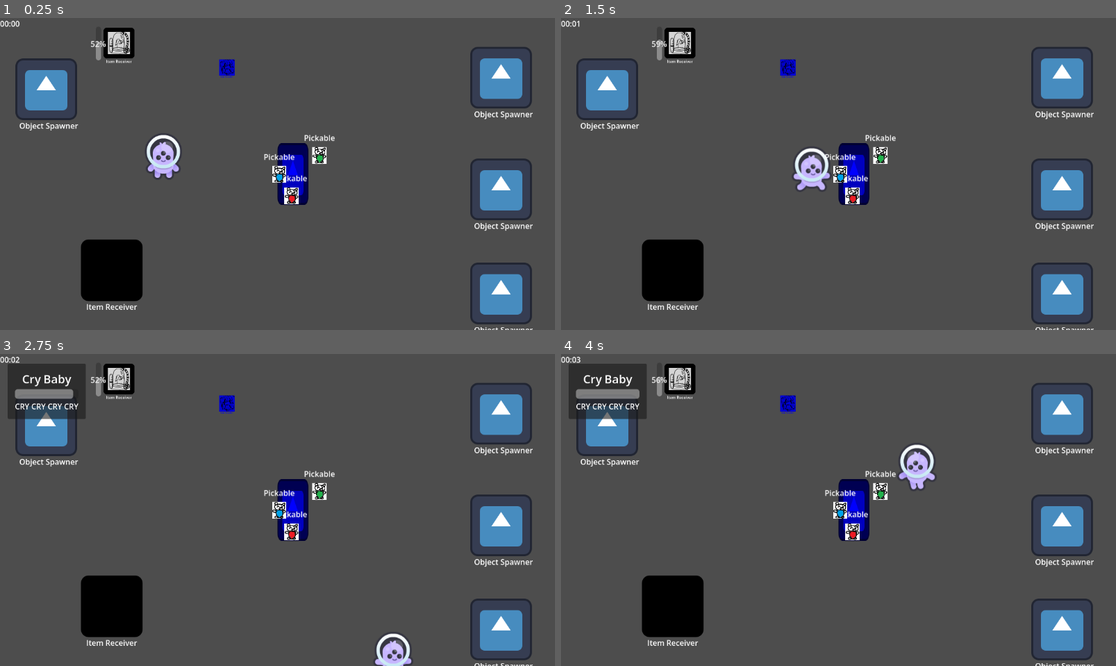
Above: before the commit, frames 1-4 (two rows, left to right).
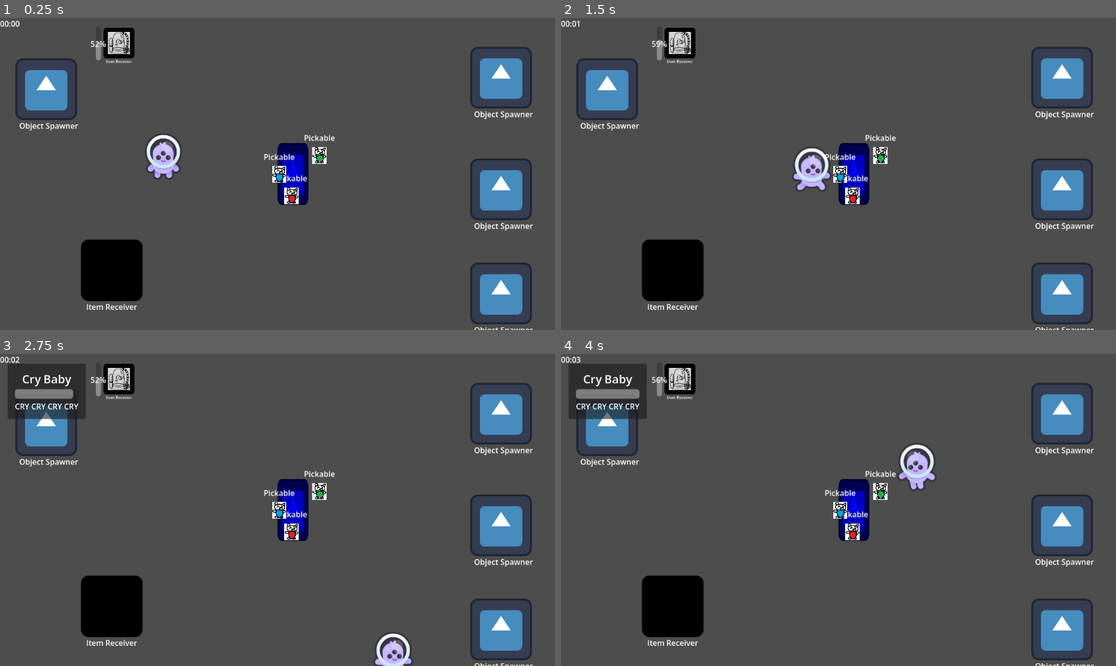
Above: after the commit, the same moments.

Repository: CamaraoLendario/Chaotic-Plants
Game: Godot game, scene res://main_world.tscn
The game is run twice, just before and just after one commit, with the same random seed, the same clock (stepped at 60 frames per second) and the same inputs. The engine's default icon, where the game draws it, is replaced by a stand-in: a white triangle on a blue panel in a dark square.
Inputs (mouse positions are in pixels of both pictures, inside the frame that each line leads up to):
- Up to frame 1 (0.25 s): no input
- Up to frame 2 (1.5 s): move the mouse to (960, 158) at 0.52 s; hold D (Right) 0.53-1.28 s; tap F (Drop) at 0.6 s; tap E (Interact) at 0.8, 1.35 s; move the mouse to (727, 189) at 1.27 s; hold S (Down) from 1.28 s (still down)
- Up to frame 3 (2.75 s): tap F (Drop) at 1.55, 2.1 s; move the mouse to (333, 441) at 2.02 s; release S (Down) at 2.03 s; hold D (Right) from 2.03 s (still down); tap E (Interact) at 2.3 s
- Up to frame 4 (4 s): move the mouse to (810, 572) at 2.77 s; release D (Right) at 2.78 s; hold W (Up) 2.78-3.53 s; tap E (Interact) at 2.85, 3.8 s; tap F (Drop) at 3.05 s; move the mouse to (1005, 556) at 3.52 s; hold A (Left) from 3.53 s (still down); click (1005, 556) at 3.6 s

The runs differ from the first frame. In frame 1, 0.2% of the frame differs, in the area x 39-43%, y 13-20%; in frame 2, 0.2%; in frame 3, 0.2%; in frame 4, 0.2%.

Commit message:
Fixed object_receiver

Diff:
--- a/Plants/object_receiver.gd
+++ b/Plants/object_receiver.gd
@@ -4,23 +4,18 @@
 signal picked_up_object(obj: Pickable)
 signal dropped_object(obj: Pickable)
 
-@export var interactReceiver: InteractReceiver
-@export var objectHolder: ObjectHolder
-@export var filters: Array[InteractFilter]:
-	get():
-		return interactReceiver.filters
-	set(value):
-		interactReceiver.filters = value
+@export var picker: Picker
+@export var filters: Array[InteractFilter]
 
 func _ready() -> void:
-	interactReceiver.interactableInRange.connect(_on_interactable_in_range)
-	objectHolder.picked_up_object.connect(_on_picked_up_object)
-	objectHolder.dropped_object.connect(_on_dropped_object)
+	picker.filters = filters #bad code design, should work
+	picker.picked_up_pickable.connect(_on_picked_up_object)
+	picker.dropped_pickable.connect(_on_dropped_object)
 
-func _on_interactable_in_range(interactable: Interactable):
-#	if interactable is Pickable:
-#		interactable.interact(interactReceiver)
-	pass
+func _process(delta: float) -> void:
+	#TODO: costly but it should work
+	try_to_pick_up()
+
 
 func _on_picked_up_object(obj: Pickable):
 	picked_up_object.emit(obj)
@@ -28,6 +23,18 @@
 func _on_dropped_object(obj: Pickable):
 	dropped_object.emit(obj)
 
+func try_to_pick_up():
+	if picker.has_target():
+		picker.pick_up_pickable()
+
+func drop() -> Pickable:
+	return picker.drop_pickable()
+
+func drop_and_free() -> Pickable:
+	return picker.drop_and_free()
+
 func get_held_object():
-	if (!objectHolder.objectHoldPoint.get_child_count() > 0): return null
-	return objectHolder.objectHoldPoint.get_child(0)
+	if picker.is_holding():
+		return picker.curPickingTarget
+	else:
+		return null
--- a/Plants/plant_item_receiver.tscn
+++ b/Plants/plant_item_receiver.tscn
@@ -5,19 +5,19 @@
 [ext_resource type="Script" uid="uid://b7af4a7l84e3p" path="res://Plants/object_receiver.gd" id="2_u1vm2"]
 [ext_resource type="Texture2D" uid="uid://chnu528uov0n" path="res://icon.svg" id="3_u1vm2"]
 [ext_resource type="Script" uid="uid://cvc5atuup46p2" path="res://interact/interactable.gd" id="5_2gh58"]
+[ext_resource type="Script" uid="uid://w85o2n1ed2rq" path="res://interact/picker.gd" id="6_vaqse"]
 
 [sub_resource type="RectangleShape2D" id="RectangleShape2D_eqv4n"]
 size = Vector2(128, 128)
 
-[node name="PlantItemReceiver" type="Node2D" unique_id=1216653505 node_paths=PackedStringArray("interactReceiver", "objectHolder")]
+[node name="PlantItemReceiver" type="Node2D" unique_id=1216653505 node_paths=PackedStringArray("picker")]
 script = ExtResource("2_u1vm2")
-interactReceiver = NodePath("InteractReceiver")
-objectHolder = NodePath("ObjectHolder")
+picker = NodePath("Picker")
 
 [node name="InteractReceiver" type="Area2D" parent="." unique_id=415589104 node_paths=PackedStringArray("objectHolder")]
 collision_mask = 5
 script = ExtResource("2_eqv4n")
-objectHolder = NodePath("../ObjectHolder")
+objectHolder = NodePath("../Picker/ObjectHolder")
 metadata/_custom_type_script = "uid://b3owvnlpfrkpo"
 
 [node name="CollisionShape2D" type="CollisionShape2D" parent="InteractReceiver" unique_id=1706021188]
@@ -34,16 +34,28 @@
 offset_bottom = 87.0
 text = "Item Receiver"
 
-[node name="ObjectHolder" type="Node2D" parent="." unique_id=1250314402 node_paths=PackedStringArray("objectHoldPoint")]
-script = ExtResource("1_6fs5n")
-objectHoldPoint = NodePath("ObjectHoldPoint")
-metadata/_custom_type_script = "uid://ck4gyskvum46o"
-
-[node name="ObjectHoldPoint" type="Node2D" parent="ObjectHolder" unique_id=3916998]
-
 [node name="Interactable" type="Area2D" parent="." unique_id=1378610717]
 script = ExtResource("5_2gh58")
 metadata/_custom_type_script = "uid://cvc5atuup46p2"
 
 [node name="CollisionShape2D" type="CollisionShape2D" parent="Interactable" unique_id=1960998831]
 shape = SubResource("RectangleShape2D_eqv4n")
+
+[node name="Picker" type="Area2D" parent="." unique_id=978685116 node_paths=PackedStringArray("objectHolder")]
+script = ExtResource("6_vaqse")
+objectHolder = NodePath("ObjectHolder")
+metadata/_custom_type_script = "uid://w85o2n1ed2rq"
+
+[node name="CollisionShape2D" type="CollisionShape2D" parent="Picker" unique_id=662802179]
+shape = SubResource("RectangleShape2D_eqv4n")
+
+[node name="ObjectHolder" type="Node2D" parent="Picker" unique_id=1250314402 node_paths=PackedStringArray("objectHoldPoint", "objectDropPoint")]
+position = Vector2(104, 0)
+script = ExtResource("1_6fs5n")
+objectHoldPoint = NodePath("ObjectHoldPoint")
+objectDropPoint = NodePath("Marker2D")
+metadata/_custom_type_script = "uid://ck4gyskvum46o"
+
+[node name="ObjectHoldPoint" type="Node2D" parent="Picker/ObjectHolder" unique_id=3916998]
+
+[node name="Marker2D" type="Marker2D" parent="Picker/ObjectHolder" unique_id=1933339639]
--- a/Plants/steamy/steamy.gd
+++ b/Plants/steamy/steamy.gd
@@ -34,7 +34,7 @@
 func _physics_process(delta: float) -> void:
 	isGrowing = (steamMeter < max and steamMeter > min)
 	super._physics_process(delta)
-	if (isGrowing): print(growProgress)
+	#if (isGrowing): print(growProgress)
 
 func directionChange():
 	print("changing direction...")
@@ -51,5 +51,5 @@
 	if (obj.owner is not WaterBucket): return
 
 	var waterBucket: WaterBucket = obj.owner
-	itemReceiver.objectHolder.drop().owner.queue_free()
+	itemReceiver.drop_and_free()
 	add_water()
--- a/interact/object_holder.gd
+++ b/interact/object_holder.gd
@@ -23,9 +23,19 @@
 		currentHoldedObject.WasPickedUp.disconnect(_on_pickable_was_picked)
 		currentHoldedObject = null
 
+func drop_and_free():
+	if is_holding():
+		currentHoldedObject.WasPickedUp.disconnect(_on_pickable_was_picked)
+		currentHoldedObject.owner.call_deferred("queue_free")
+		currentHoldedObject = null
+
 func move_to_drop_point():
-	currentHoldedObject.owner.reparent(get_tree().current_scene)
-	currentHoldedObject.owner.global_position = objectDropPoint.global_position
+	if objectDropPoint:
+		currentHoldedObject.owner.global_position = objectDropPoint.global_position
+		currentHoldedObject.owner.reparent(get_tree().current_scene)
+	else:
+		currentHoldedObject.owner.global_position = objectHoldPoint.global_position
+		currentHoldedObject.owner.reparent(get_tree().current_scene)
 	picked_up_object.emit(currentHoldedObject)
 
 func _on_pickable_was_picked(_picker):
--- a/interact/picker.gd
+++ b/interact/picker.gd
@@ -1,8 +1,12 @@
 extends Area2D
 class_name Picker
 
+signal picked_up_pickable(pickable: Pickable)
+signal dropped_pickable(pickable: Pickable)
+
 @export var objectHolder: ObjectHolder
 
+@export var filters: Array[InteractFilter]
 var curPickingTarget: Pickable
 
 func _physics_process(delta: float) -> void:
@@ -16,20 +20,38 @@
 	overlappingAreas.sort_custom(func (a: Area2D, b: Area2D): return a.global_position.distance_to(global_position) < b.global_position.distance_to(global_position))
 
 	for overlappingArea in overlappingAreas:
-		if overlappingArea is Pickable:
+		if overlappingArea is Pickable and check_filter_allows(overlappingArea.owner):
 			return overlappingArea
 	return null
+
+func check_filter_allows(obj) -> bool:
+	if (filters.is_empty()):
+		return true
+	for filter in filters:
+		if (filter.is_allowed(obj)): return true
+	return false
 
 func pick_up_pickable():
 	if !is_holding():
 		if has_target():
 			curPickingTarget.get_picked(self)
 			objectHolder.hold_object(curPickingTarget)
+			picked_up_pickable.emit(curPickingTarget)
 
 func drop_pickable() -> Pickable:
 	if is_holding():
 		curPickingTarget.get_dropped(self)
 		objectHolder.drop_object()
+		dropped_pickable.emit(curPickingTarget)
+		return curPickingTarget
+
+	return null
+
+func drop_and_free() -> Pickable:
+	if is_holding():
+		curPickingTarget.get_dropped(self)
+		dropped_pickable.emit(curPickingTarget)
+		objectHolder.drop_and_free()
 		return curPickingTarget
 
 	return null
